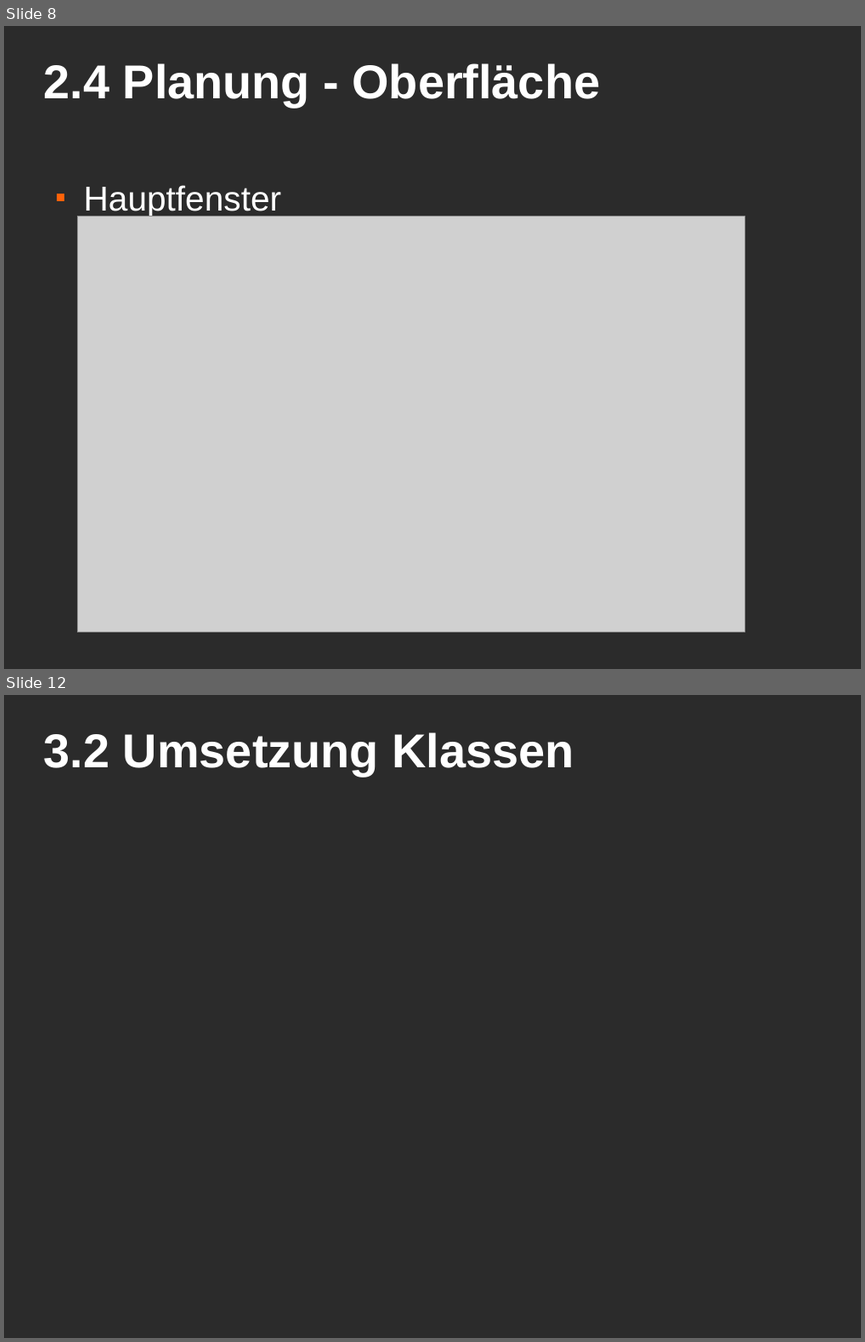
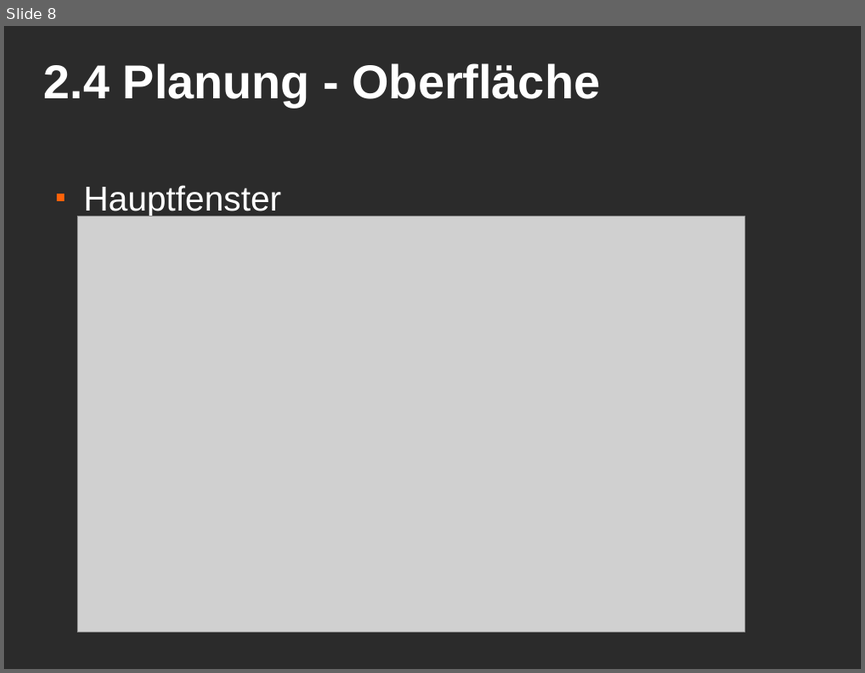
Before and after one commit to MacMuffin/Geldverleih, a slide deck: Geldverleih/geldverleih_präsi.odp. Shown one above the other, each under a label of ours: slides 8 and 12 before the commit, slide 8 after it; the slides between them are not shown. The pictures are 865x1342 and 865x673 pixels, drawn with LibreOffice and Linux fonts; fonts in the diff are those of the drawing; grey boxes stand for pictures; background and template pictures are left out; a plain dark background stands for a picture behind light text. Boxes give left, top, right and bottom in pixels: in the first picture for what was removed or moved away, otherwise in the second. Text is boxed around its words. In the diff, an @@ line names an element or a change of style, - is before the commit and + after.

```diff
--- a/Geldverleih/geldverleih_präsi.odp
+++ b/Geldverleih/geldverleih_präsi.odp
@@ slide 12 removed at box(4, 695, 861, 1338), background picture (left out) @@
@@ title removed at box(44, 732, 574, 776) @@
-3.2 Umsetzung Klassen
```
Also in this commit, not shown: 4 slides changed, 2 slides added, 39 other files.
